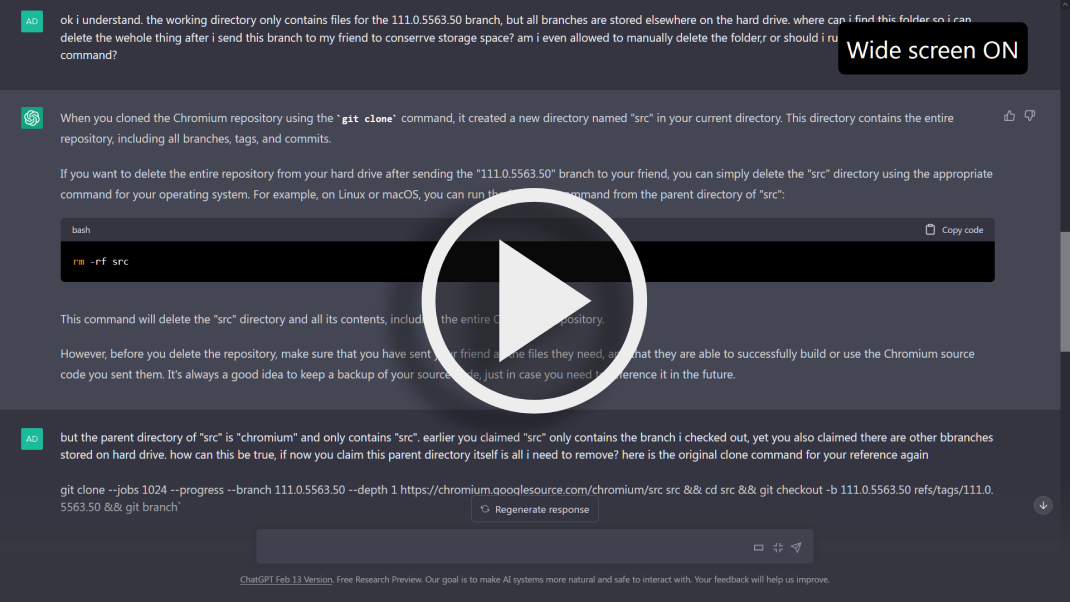
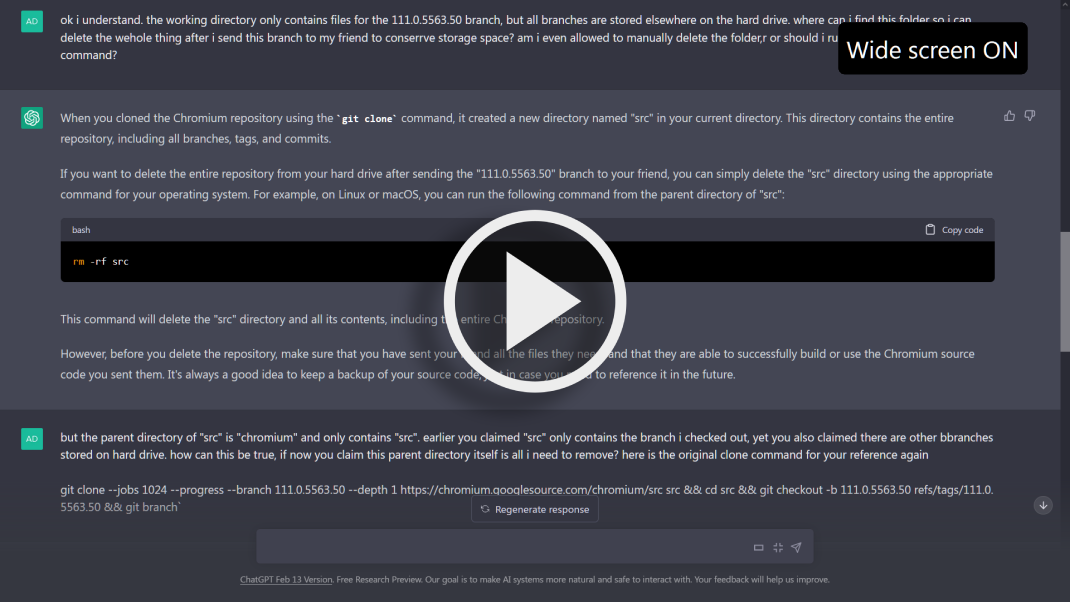
Layer changes from the first w=1070, h=602 image to the second:
painted on "white-play-button-transparent-1" over [421, 188, 648, 414]
